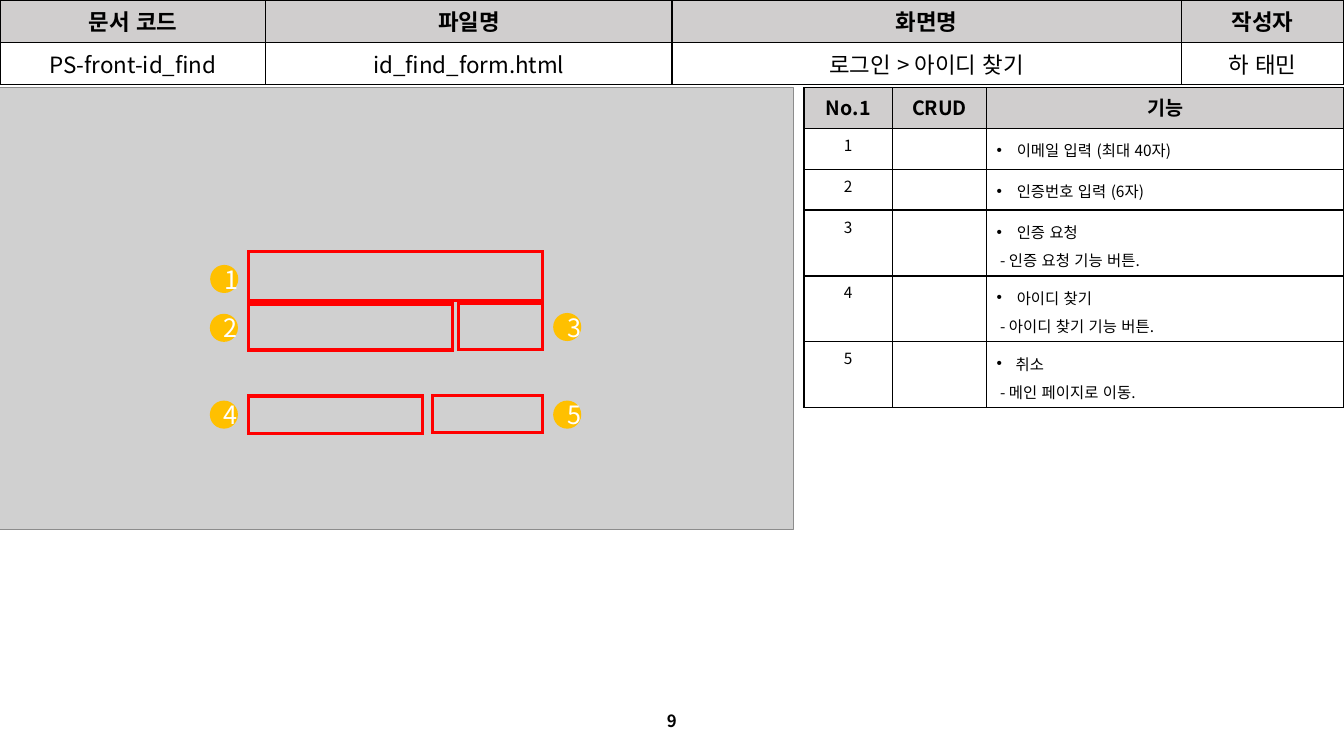
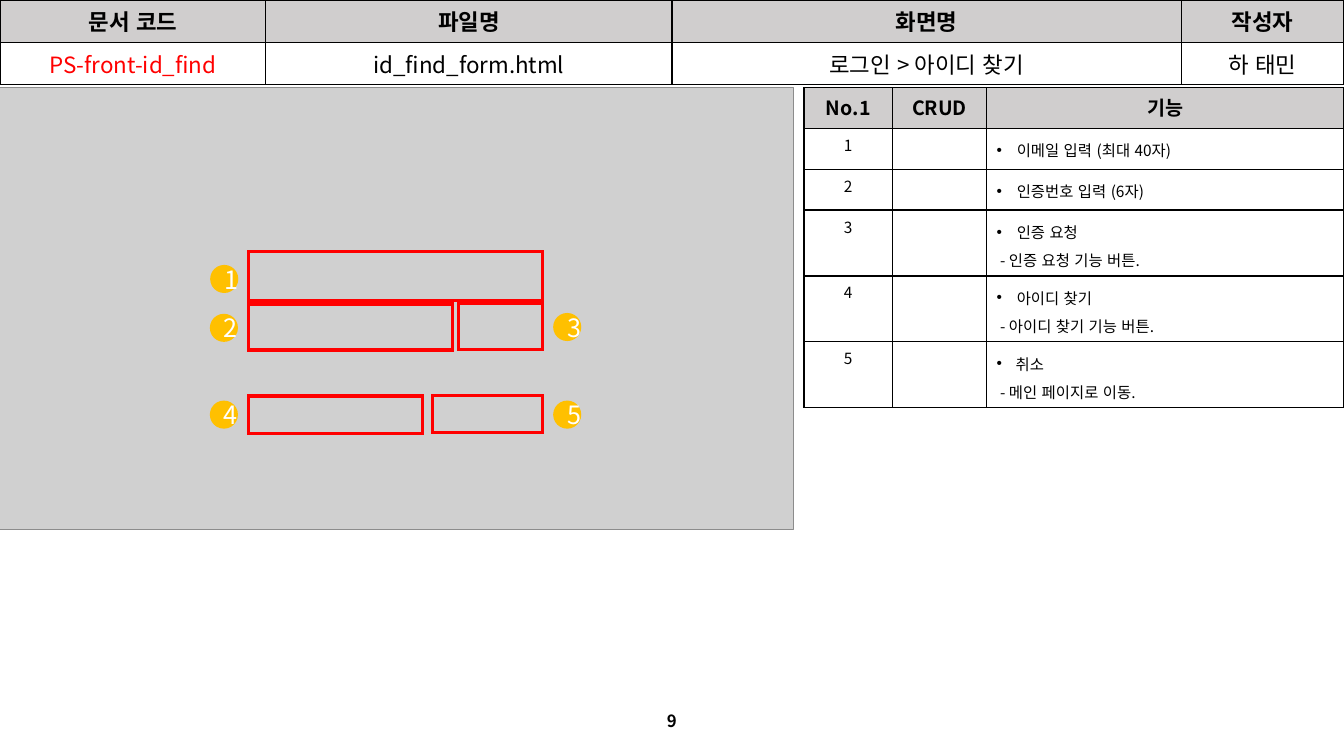
Before and after one commit to David-Ha-1217/Publisher_Portfolio, a slide deck: slide 9 of Documents/진행(변경)사항.pptx. Drawn at 1344x756 pixels with LibreOffice and Linux fonts; fonts in the diff are those of the drawing; grey boxes stand for pictures. Boxes give left, top, right and bottom in pixels: in the first picture for what was removed or moved away, otherwise in the second. Text is boxed around its words. In the diff, an @@ line names an element or a change of style, - is before the commit and + after.

```diff
--- a/Documents/진행(변경)사항.pptx
+++ b/Documents/진행(변경)사항.pptx
@@ table at (0, 0, 1344, 82) @@
@@ text colour #000000 to #FF0000 in "PS-front-id_find" @@
```
Also in this commit, not shown: 20 other slides changed, 19 other files.
